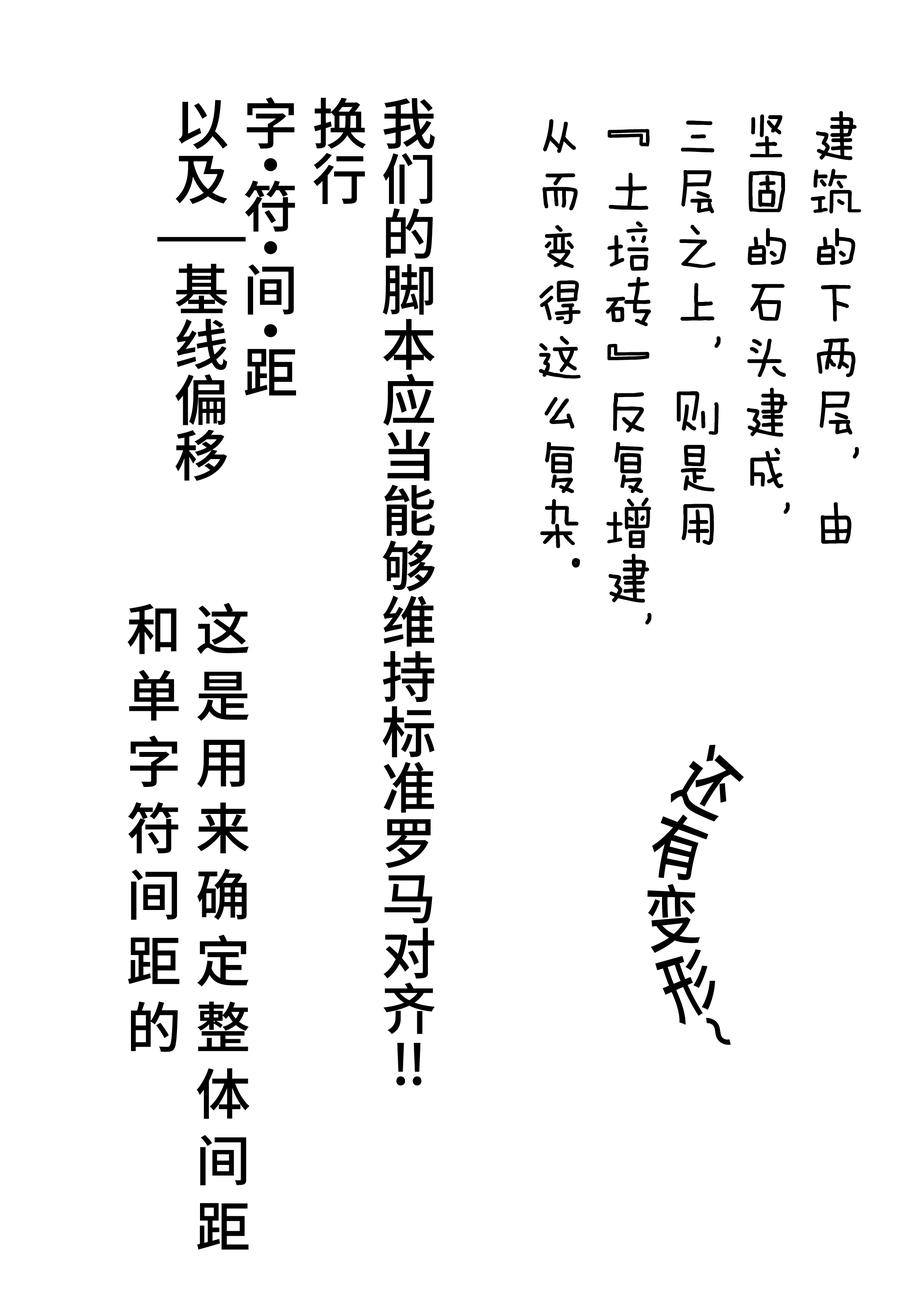
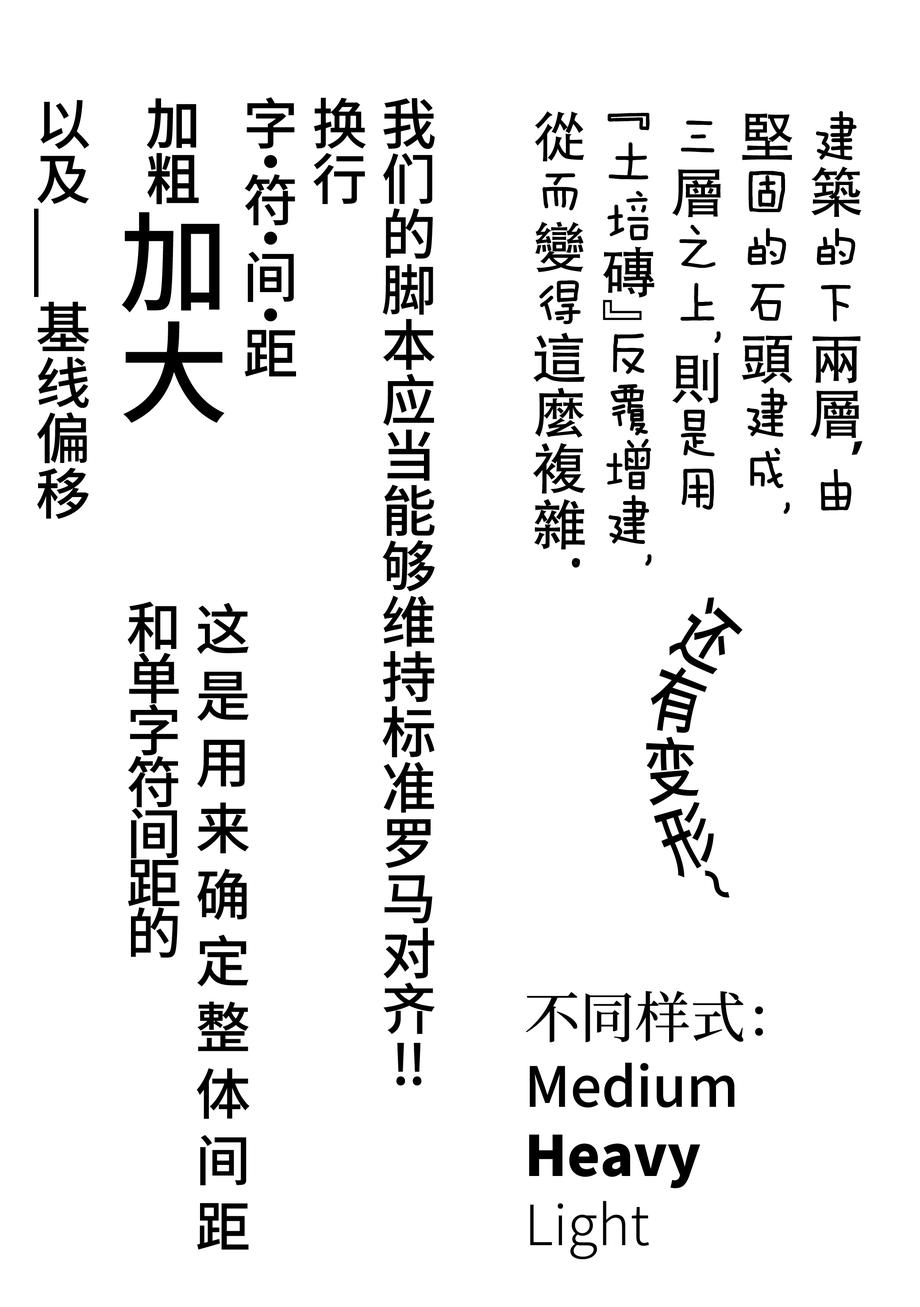
Two versions of the same layered image (920x1307). Layer-by-layer changes:
painted on "还有变形~" over (x1=646, y1=597, x2=745, y2=1046)
painted on "这是用来确定整体间距 和单字符间距的" over (x1=127, y1=601, x2=180, y2=1053)
added layer "不同样式： Medium Heavy Light" above "我们的脚本应当能够维持标准罗马对齐!! 换行 字·符·间·距 加粗加大 以及——基线偏移" over (x1=525, y1=991, x2=764, y2=1260)
renamed "我们的脚本应当能够维持标准罗马对齐!! 换行 字·符·间·距 以及——基线偏移" to "我们的脚本应当能够维持标准罗马对齐!! 换行 字·符·间·距 加粗加大 以及——基线偏移", painted on it over (x1=34, y1=98, x2=297, y2=1053)
renamed "建筑的下两层，由 坚固的石头建成， 三层之上，则是用 『土培砖』反复增建， 从而变得这么复杂。" to "建築的下兩層，由 堅固的石頭建成， 三層之上，則是用 『土培磚』反覆增建， 從而變得這麼複雜。", painted on it over (x1=533, y1=111, x2=863, y2=625)
